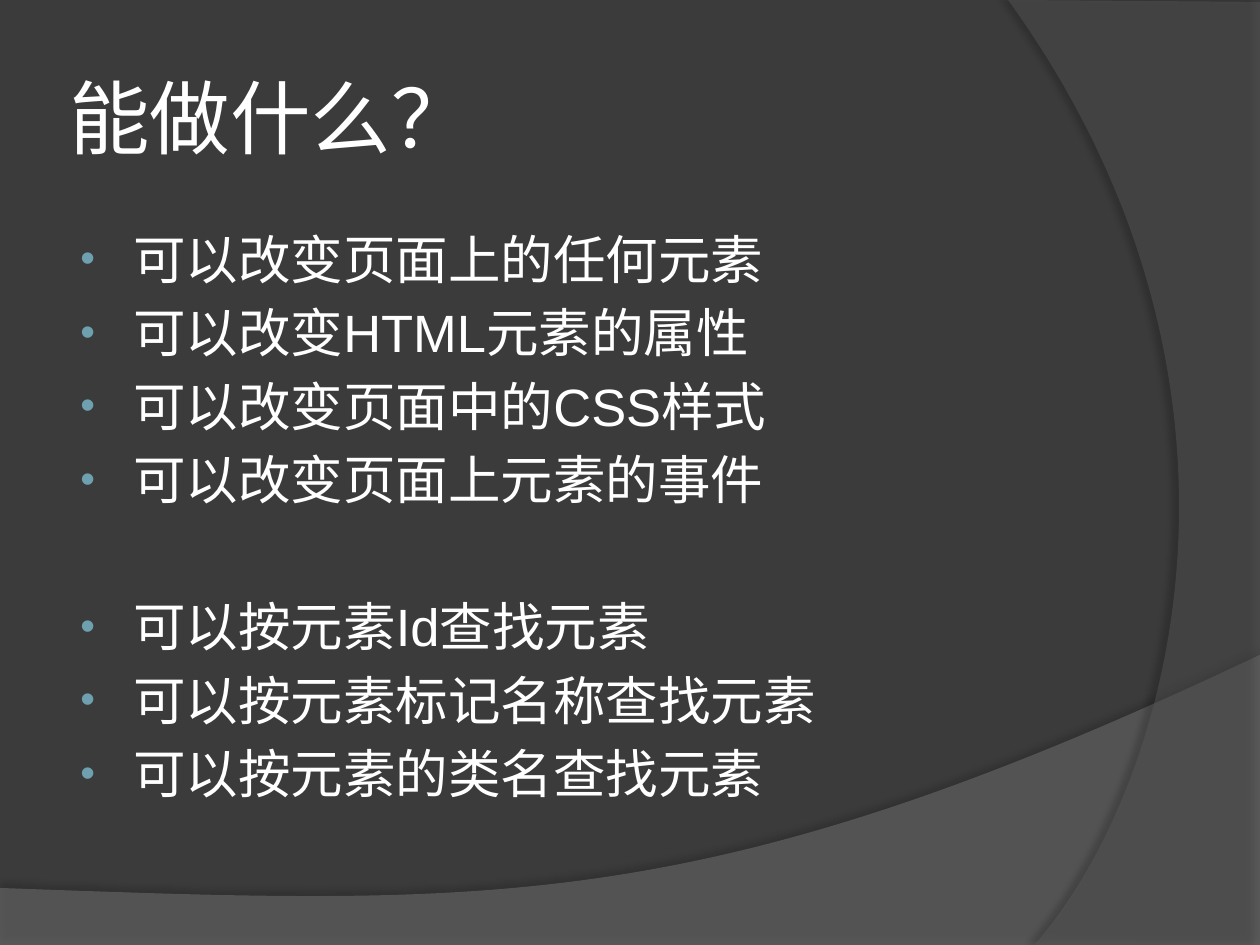
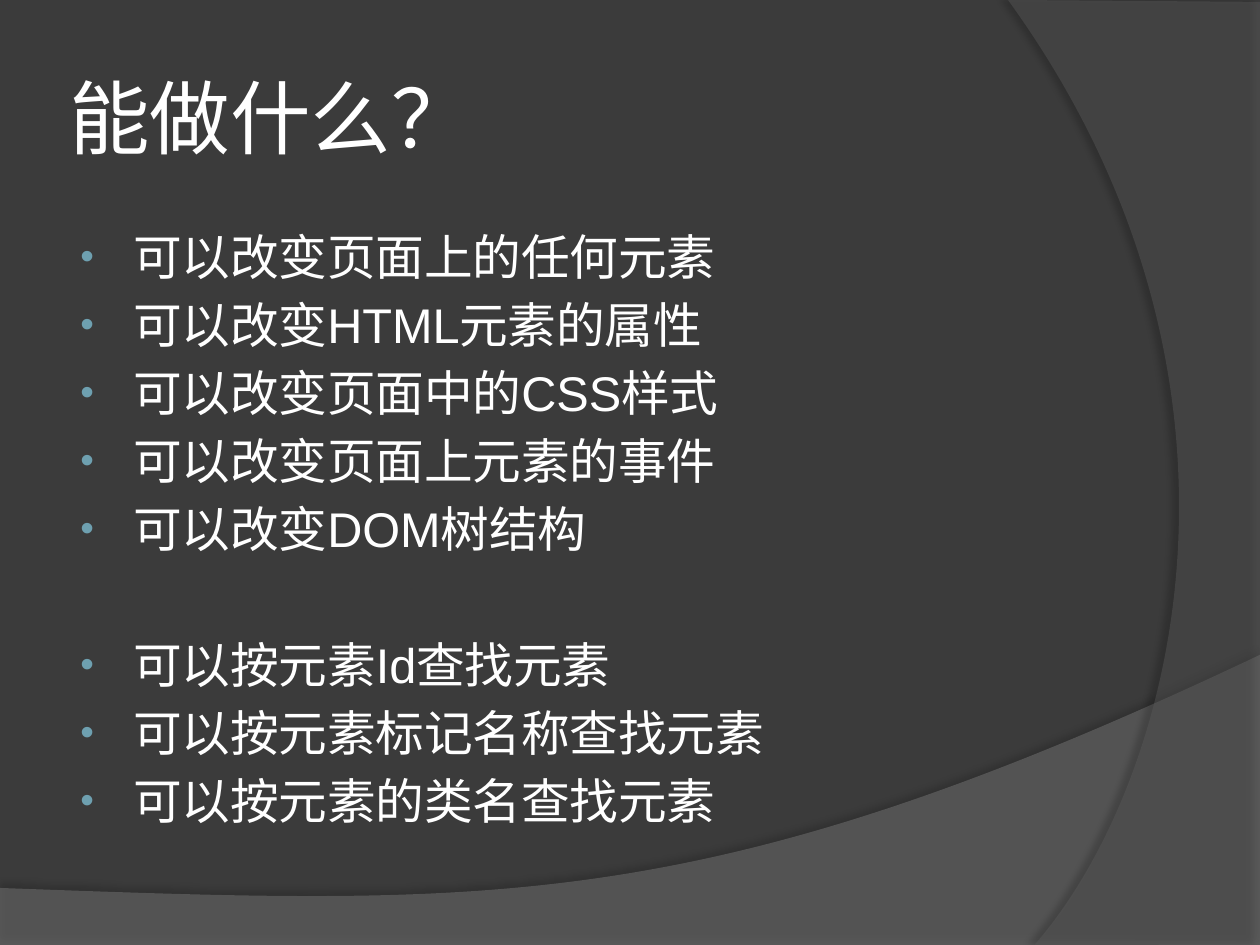
Before and after one commit to Hawkeyes0/HTML5-Test, a slide deck: slide 4 of Tour/前台开发技术JS_adv.pptx. Drawn at 1260x945 pixels with LibreOffice and Linux fonts; fonts in the diff are those of the drawing. Boxes give left, top, right and bottom in pixels: in the first picture for what was removed or moved away, otherwise in the second. Text is boxed around its words. In the diff, an @@ line names an element or a change of style, - is before the commit and + after.

```diff
--- a/Tour/前台开发技术JS_adv.pptx
+++ b/Tour/前台开发技术JS_adv.pptx
@@ text at (133,234,764,823): size 30 to 27.8 pt in "可以改变页面上的任何元素", "可以改变HTML元素的属性", "可以改变页面中的CSS样式", "可以改变页面上元素的事件" and 3 more places @@
@@ text at (133,506,586,551): paragraph added @@
+• 可以改变DOM树结构
```
Also in this commit, not shown: 9 other files.
